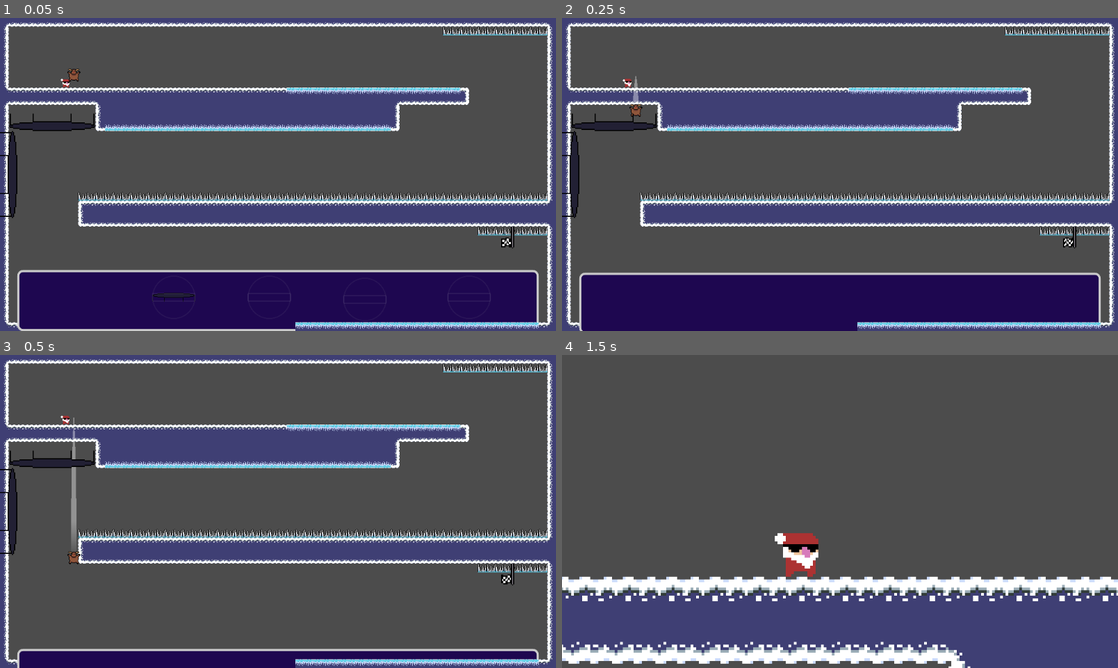
Above: before the commit, frames 1-4 (two rows, left to right).
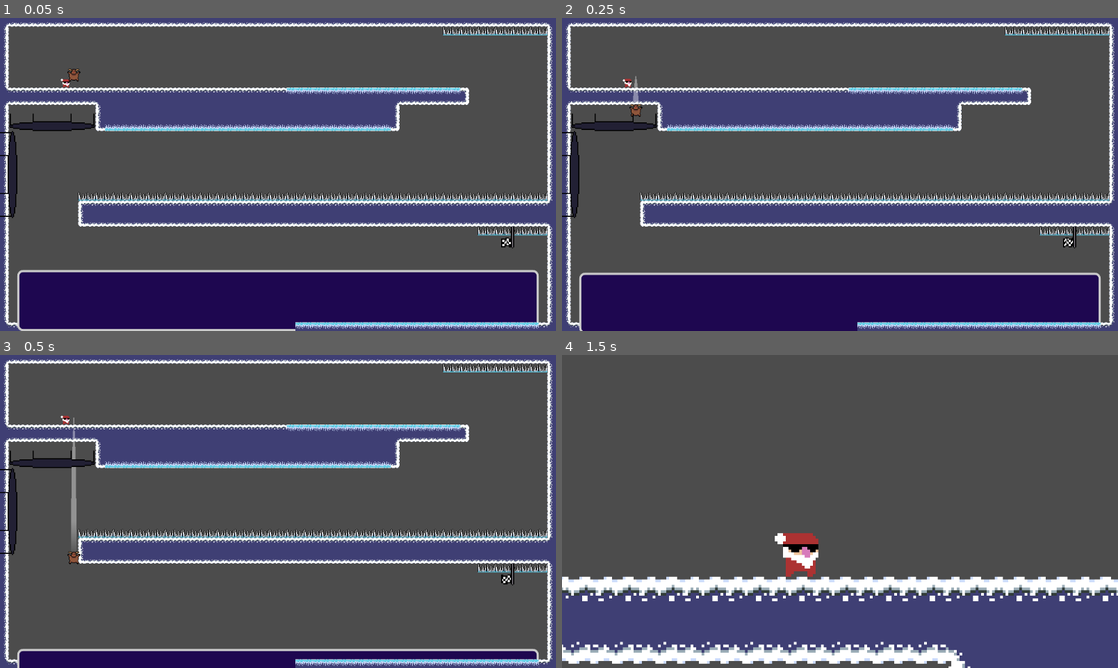
Above: after the commit, the same moments.

Repository: milanvarady/Bouncy-Deer
Game: Godot game, scene res://Levels/Level10.tscn
Same seed, same stepped clock (60 frames per second), same inputs: the game is played once before the commit and once after it. This scene is started directly instead of the project's main scene. The engine's default icon, where the game draws it, is replaced by a stand-in: a white triangle on a blue panel in a dark square.
Inputs (mouse positions are in pixels of both pictures, inside the frame that each line leads up to):
- Up to frame 1 (0.05 s): no input
- Up to frame 2 (0.25 s): no input
- Up to frame 3 (0.5 s): no input
- Up to frame 4 (1.5 s): drag from (634, 411) to (1006, 370) at 0.52 s; drag from (728, 527) to (673, 608) at 1.27 s

The runs differ from the first frame. In frame 1, 0.1% of the frame differs, in the area x 27-89%, y 87-92%; in frame 2, nothing differs; in frame 3, nothing differs; in frame 4, nothing differs.

Commit message:
Object dock now carries objects
Finally!!!

Diff:
--- a/Base Level/BaseLevel.tscn
+++ b/Base Level/BaseLevel.tscn
@@ -48,9 +48,6 @@
 "values": [ Vector2( 32, 496 ) ]
 }
 
-[sub_resource type="RectangleShape2D" id=6]
-extents = Vector2( 480, 56 )
-
 [sub_resource type="Animation" id=1]
 resource_name = "LevelComplete"
 length = 2.0
@@ -178,7 +175,7 @@
 anchor_bottom = 1.0
 margin_left = 32.0
 margin_top = 496.0
-margin_right = 992.0
+margin_right = 3040.0
 margin_bottom = 608.0
 mouse_filter = 2
 theme = ExtResource( 3 )
@@ -196,13 +193,6 @@
 [node name="DockAnimation" type="AnimationPlayer" parent="Base/ObjectDock/Dock"]
 anims/Open = SubResource( 4 )
 anims/RESET = SubResource( 5 )
-
-[node name="ExitArea" type="Area2D" parent="Base/ObjectDock"]
-position = Vector2( 512, 48 )
-
-[node name="CollisionShape2D" type="CollisionShape2D" parent="Base/ObjectDock/ExitArea"]
-position = Vector2( 0, 8 )
-shape = SubResource( 6 )
 
 [node name="Goal" parent="Base" instance=ExtResource( 8 )]
 position = Vector2( 816, 256 )
@@ -365,7 +355,6 @@
 anims/RESET = SubResource( 2 )
 
 [connection signal="area_entered" from="Base/ObjectDock/Dock/DragArea" to="Base/ObjectDock" method="_on_DragArea_area_entered"]
-[connection signal="area_exited" from="Base/ObjectDock/ExitArea" to="Base/ObjectDock" method="_on_ExitArea_area_exited"]
 [connection signal="level_complete" from="Base/DeerLauncher" to="UI/EndScreen" method="_on_DeerLauncher_level_complete"]
 [connection signal="tween_all_completed" from="Base/HitCam/HitCamTween" to="Base/DeerLauncher" method="_on_HitCamTween_tween_all_completed"]
 [connection signal="timeout" from="UI/EndScreen/Panel/Stars/Timer" to="UI/EndScreen/Panel/Stars" method="_on_Timer_timeout"]
--- a/Base Level/ObjectDock.gd
+++ b/Base Level/ObjectDock.gd
@@ -1,9 +1,11 @@
 extends Control
 
+export var objects_path: NodePath
 
 var objects_on_dock: Array = []
 var mouse_inside := false
 var initial_collect := 5
+var area_just_added := false
 
 
 func _ready() -> void:
@@ -33,31 +35,30 @@
 
 func _on_DragArea_area_entered(area: Area2D) -> void:
 	if area.is_in_group("Objects") and not objects_on_dock.has(area):
-		if area.drag or initial_collect > 0:
+		if (area.drag or initial_collect > 0) and not objects_on_dock.has(area):
 			area.get_node("Body").scale = Vector2(0.5, 0.5)
+
+			area.get_parent().remove_child(area)
+			$Dock.call_deferred("add_child", area)
+
+			area_just_added = true
+
 			objects_on_dock.append(area)
-
-			if initial_collect > 0:
-				area.get_node("HideAnimation").play("Hide")
-
-
-func _on_ExitArea_area_exited(area: Area2D) -> void:
-	if area.is_in_group("Objects") and objects_on_dock.has(area):
-		area.get_node("Body").scale = Vector2(1, 1)
-
-		objects_on_dock.erase(area)
 
 
 func _on_ObjectDock_mouse_entered() -> void:
-	for object in objects_on_dock:
-		object.get_node("HideAnimation").play_backwards("Hide")
-
 	$Dock/DockAnimation.play("Open")
 
 
 func _on_ObjectDock_mouse_exited() -> void:
-	for object in objects_on_dock:
-		if not object.drag:
-			object.get_node("HideAnimation").play("Hide")
+	$Dock/DockAnimation.play_backwards("Open")
 
-	$Dock/DockAnimation.play_backwards("Open")
+
+func _on_DragArea_area_exited(area: Area2D) -> void:
+	if area.is_in_group("Objects") and objects_on_dock.has(area):
+		area.get_parent().call_deferred("remove_child", area)
+		get_node(objects_path).call_deferred("add_child", area)
+
+		area.get_node("Body").scale = Vector2.ONE
+
+		objects_on_dock.erase(area)
--- a/Levels/Level1.tscn
+++ b/Levels/Level1.tscn
@@ -12,7 +12,7 @@
 visible = false
 
 [node name="Dock" parent="Base/ObjectDock" index="0"]
-margin_right = 2016.0
+margin_right = 4064.0
 
 [node name="Goal" parent="Base" index="2"]
 position = Vector2( 640, 320 )
--- a/Levels/Level10.tscn
+++ b/Levels/Level10.tscn
@@ -12,9 +12,7 @@
 tile_data = PoolIntArray( -131075, 0, 0, -131074, 0, 1, -131073, 0, 1, -196608, 0, 1, -196607, 0, 1, -196606, 0, 1, -19 …(22412 unchanged characters)…
 
 [node name="Dock" parent="Base/ObjectDock" index="0"]
-margin_top = 384.0
-margin_right = 2016.0
-margin_bottom = 496.0
+margin_right = 3040.0
 
 [node name="Goal" parent="Base" index="2"]
 position = Vector2( 944, 384 )
@@ -71,9 +69,3 @@
 
 [node name="Cannon" parent="Objects" index="8" instance=ExtResource( 5 )]
 position = Vector2( 864, 514 )
-
-[node name="Panel" parent="UI/EndScreen" index="0"]
-margin_left = -160.0
-margin_top = -224.0
-margin_right = 192.0
-margin_bottom = 224.0
--- a/Levels/Level2.tscn
+++ b/Levels/Level2.tscn
@@ -8,10 +8,11 @@
 [node name="TileMap" parent="Base" index="0"]
 tile_data = PoolIntArray( -131075, 0, 0, -131074, 0, 1, -131073, 0, 1, -196608, 0, 1, -196607, 0, 1, -196606, 0, 1, -19 …(32878 unchanged characters)…
 
+[node name="ObjectDock" parent="Base" index="1"]
+objects_path = NodePath("../../Objects")
+
 [node name="Dock" parent="Base/ObjectDock" index="0"]
-margin_top = 384.0
-margin_right = 6112.0
-margin_bottom = 496.0
+margin_right = 9184.0
 
 [node name="Goal" parent="Base" index="2"]
 position = Vector2( 288, 256 )
@@ -25,8 +26,4 @@
 movable = false
 rotatable = false
 
-[node name="Panel" parent="UI/EndScreen" index="0"]
-margin_left = -160.0
-margin_top = -224.0
-margin_right = 192.0
-margin_bottom = 224.0
+[connection signal="area_exited" from="Base/ObjectDock/Dock/DragArea" to="Base/ObjectDock" method="_on_DragArea_area_exited"]
Not shown: 1 places in Base Level/BaseLevel.tscn that only renumber resources
